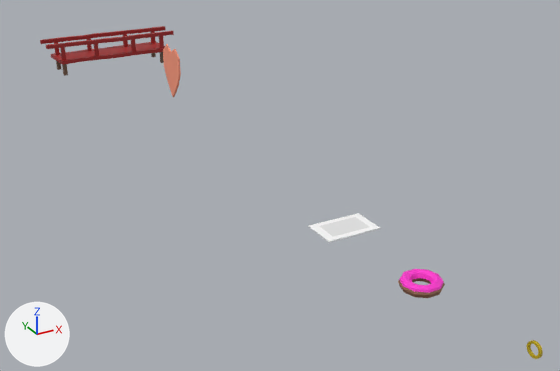
The FBX model Assets/Art/3D Objects/Objects/jembatan.fbx, before and after one commit.
Rendered twice from a camera (50 mm lens) standing at (-13.1, -4.7, 11.7) and looking at (0.9, 20.6, -1.0). Arrows for +X, +Y and +Z are at lower left; the lights stay in place. Where no turn or scale is listed for an object, it has been applied to the vertices.

Before the edit, the objects in view are built like this:
```python
me_cylinder = bpy.data.meshes.new('Cylinder')
me_cylinder.from_pydata(...)  # 128 vertices, 107 faces; spans x -0.036..0.036, y -0.225..0.225, z -0.225..0.225
me_cylinder.materials.append(mat_emas)  # yellow #c0a611
me_plane_002 = bpy.data.meshes.new('Plane.002')
me_plane_002.from_pydata(...)  # 32 vertices, 30 faces; spans x -1.0..1.0, y -0.65..0.65, z 0.0..0.03
# faces by material slot: [1, 29]
me_plane_002.materials.append(mat_kucing)  # its picture is missing
me_plane_002.materials.append(mat_putih)  # white #ffffff
me_plane_003 = bpy.data.meshes.new('Plane.003')
me_plane_003.from_pydata(...)  # 30 vertices, 28 faces; spans x 0.0..0.08, y -1.01..1.01, z -1.82..0.7
me_plane_003.materials.append(mat_pink)  # orange #ff9b7c
me_plane_006 = bpy.data.meshes.new('Plane.006')
me_plane_006.from_pydata(...)  # 28 vertices, 26 faces; spans x -3.15..3.18, y -1.0..1.0, z 0.0..0.19
me_plane_006.materials.append(mat_jembatan)  # red #a62625
me_torus_002 = bpy.data.meshes.new('Torus.002')
me_torus_002.from_pydata(...)  # 90 vertices, 90 faces; spans x -0.67..0.67, y -0.637..0.637, z -0.19..0.19
# faces by material slot: [40, 50]
me_torus_002.materials.append(mat_lapisan_donat)  # pink #ff34d0
me_torus_002.materials.append(mat_roti)  # brown #93674f
ob_cincin = bpy.data.objects.new('Cincin', me_cylinder)
ob_cincin.location = (-0.02, 6.14, 0.36)
ob_donut = bpy.data.objects.new('Donut', me_torus_002)
ob_donut.location = (-0.07, 10.45, 0.0)
ob_foto = bpy.data.objects.new('Foto', me_plane_002)
ob_foto.location = (-0.07, 14.53, 0.0)
ob_hati = bpy.data.objects.new('Hati', me_plane_003)
ob_hati.location = (0.0, 29.99, 2.12)
ob_plane_004 = bpy.data.objects.new('Plane.004', me_plane_006)
ob_plane_004.location = (-0.52, 38.23, 0.72)
# also in view: 'Cube.020' at (-0.6, 37.5, 1.7); 'Cube.021' at (-0.6, 38.9, 1.7)
```
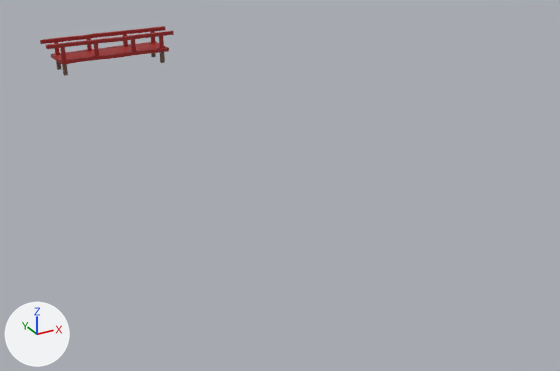
What differs and where, as boxes [x1, y1, x2, y2] in the pictures (560 x 371 px):
'Foto', deleted
    before: [308, 213, 380, 242]
    faces in mat_putih (white #ffffff): [308, 213, 380, 242]
    faces in mat_kucing (its picture is missing): [320, 217, 369, 237]
'Donut', deleted (pink)
    before: [398, 269, 445, 298]
    faces in mat_lapisan_donat (pink #ff34d0): [399, 269, 444, 293]
    faces in mat_roti (brown #93674f): [398, 278, 445, 298]
'Hati', deleted (orange)
    before: [163, 44, 181, 97]
'Cincin', deleted
    before: [527, 340, 543, 359]

What changed in the scene script:
```text
Remove ob_donut:
    ob_donut = bpy.data.objects.new('Donut', me_torus_002)
    ob_donut.location = (-0.07, 10.45, 0.0)
Remove ob_hati:
    ob_hati = bpy.data.objects.new('Hati', me_plane_003)
    ob_hati.location = (0.0, 29.99, 2.12)
Remove ob_cincin:
    ob_cincin = bpy.data.objects.new('Cincin', me_cylinder)
    ob_cincin.location = (-0.02, 6.14, 0.36)
Remove ob_foto:
    ob_foto = bpy.data.objects.new('Foto', me_plane_002)
    ob_foto.location = (-0.07, 14.53, 0.0)
```
